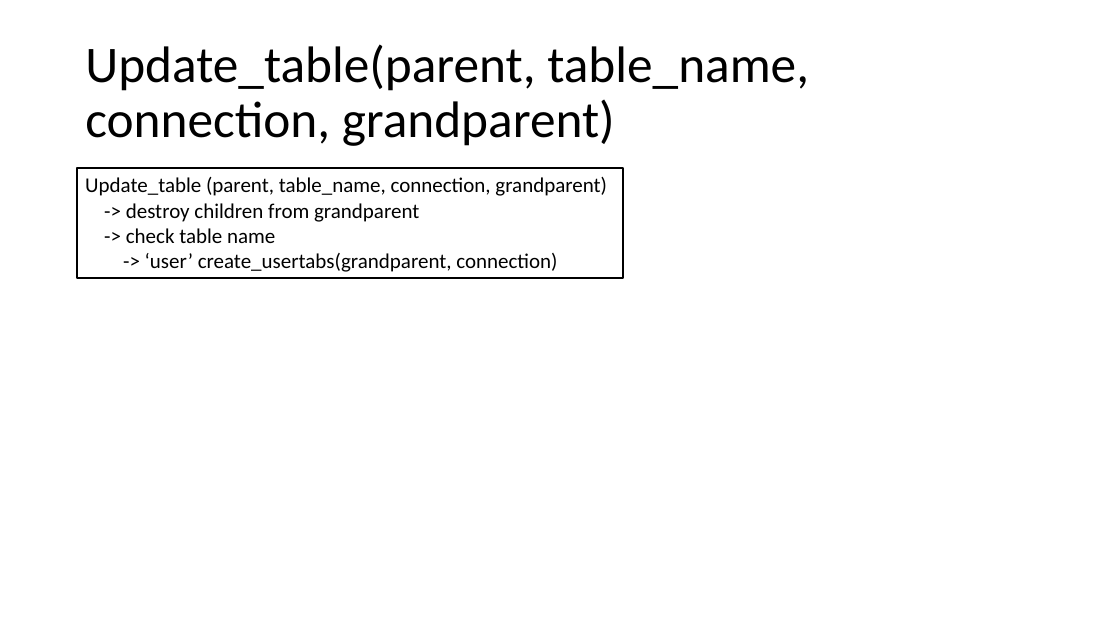
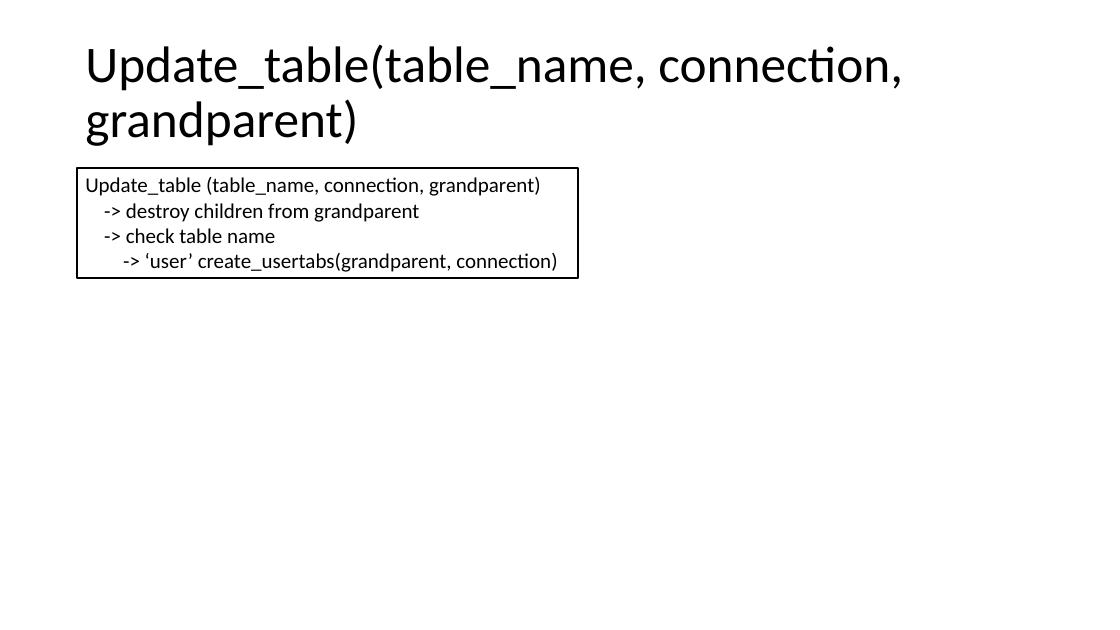
Before and after one commit to jcorain/CollaSci, a slide deck: slide 7 of GUI_schema.pptx. Drawn at 1120x630 pixels with LibreOffice and Linux fonts; fonts in the diff are those of the drawing. Boxes give left, top, right and bottom in pixels: in the first picture for what was removed or moved away, otherwise in the second. Text is boxed around its words. In the diff, an @@ line names an element or a change of style, - is before the commit and + after.

```diff
--- a/GUI_schema.pptx
+++ b/GUI_schema.pptx
@@ title at [85,44,903,146]: text changed @@
-Update_table(parent, table_name, connection, grandparent)
+Update_table(table_name, connection, grandparent)
@@ rectangle "Update_table (table_name, connection, grandparent)": place and size @@
-rectangle "Update_table (table_name, connection, grandparent)" at [77,168,623,278]
+rectangle "Update_table (table_name, connection, grandparent)" at [77,168,578,278]
@@ text in rectangle at [85,177,541,196]: text changed @@
-Update_table (parent, table_name, connection, grandparent)
+Update_table (table_name, connection, grandparent)
```
Also in this commit, not shown: 5 other slides changed, 3 other files.
